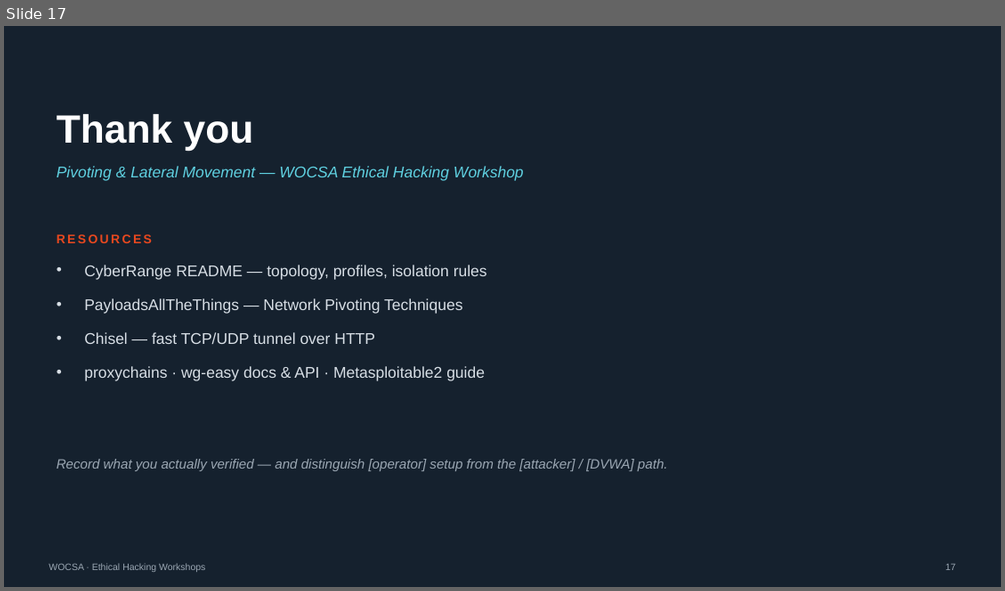
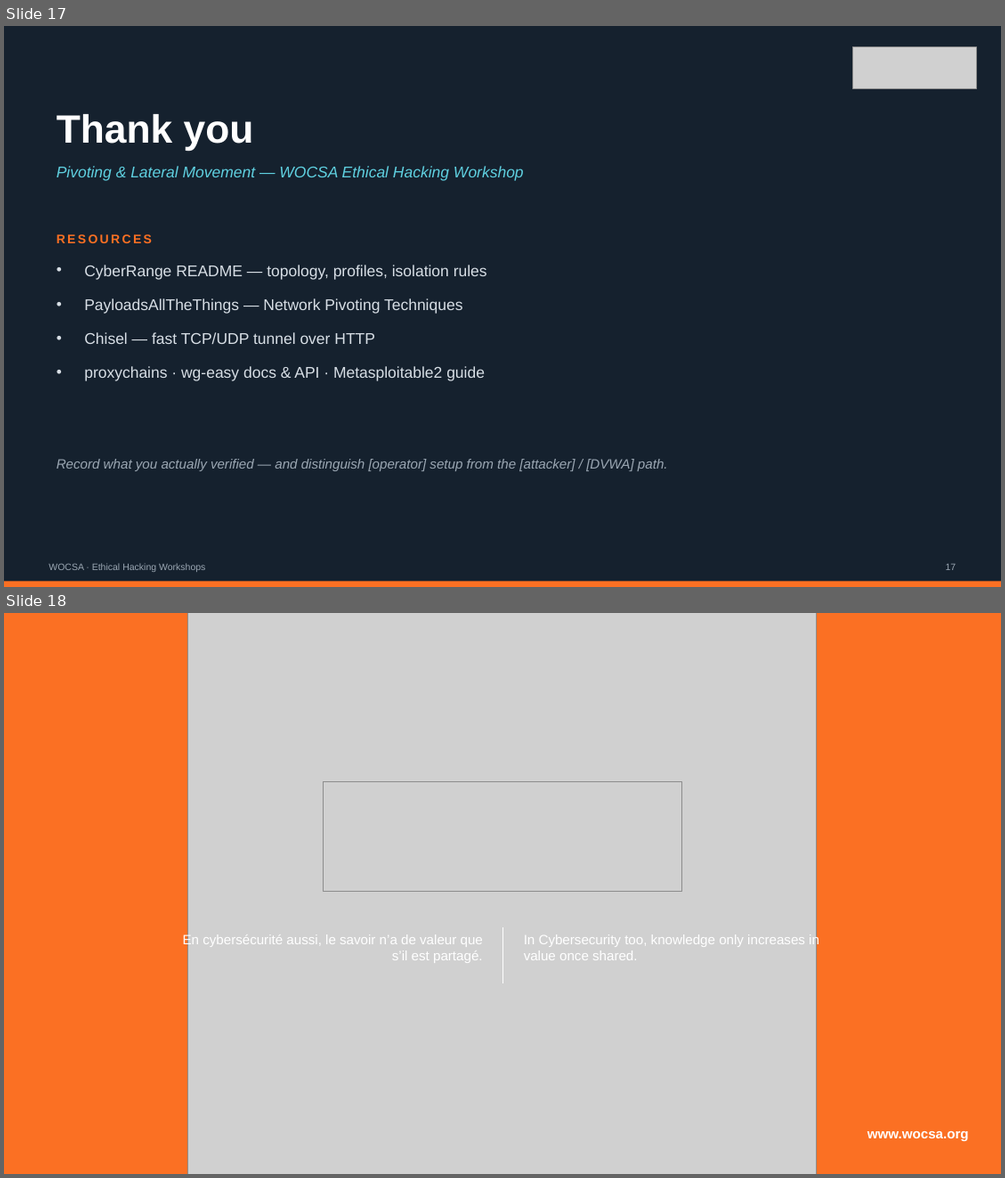
Before and after one commit to wocsa/WOCSA_Ethical_Hacking_Workshop, a slide deck: Network/Pivoting/WOCSA-Diapo_Pivoting_Lateral_Movement.pptx. Shown one above the other, each under a label of ours: slide 17 before the commit, slides 17 and 18 after it. The pictures are 1005x591 and 1005x1178 pixels, drawn with LibreOffice and Linux fonts; fonts in the diff are those of the drawing; grey boxes stand for pictures. Boxes give left, top, right and bottom in pixels: in the first picture for what was removed or moved away, otherwise in the second. Text is boxed around its words. In the diff, an @@ line names an element or a change of style, - is before the commit and + after.

```diff
--- a/Network/Pivoting/WOCSA-Diapo_Pivoting_Lateral_Movement.pptx
+++ b/Network/Pivoting/WOCSA-Diapo_Pivoting_Lateral_Movement.pptx
@@ slide 18 added at (4,613,1001,1174), background #FB7023 @@
@@ picture added at (188,613,816,1174) @@
@@ picture added at (324,781,682,892) @@
@@ text added at (183,933,483,963), 13 pt, text #FFFFFF @@
+En cybersécurité aussi, le savoir n’a de valeur que s’il est partagé.
@@ line added from (502, 927) to (502, 983), #FFFFFF 1.25 pt @@
@@ text added at (524,933,819,960), 13 pt, text #FFFFFF @@
+In Cybersecurity too, knowledge only increases in value once shared.
@@ text added at (867,1131,969,1141), 13 pt, text #FFFFFF, bold @@
+www.wocsa.org
@@ slide 17 changed as well @@
@@ picture added at (853,47,976,88) @@
@@ text "RESOURCES" at (57,234,152,243): text colour #E8481F to #FB7023 @@
@@ rectangle added at (4,580,1001,587), fill #FB7023 @@
```
Also in this commit, not shown: 16 other slides changed, 1 other file.
